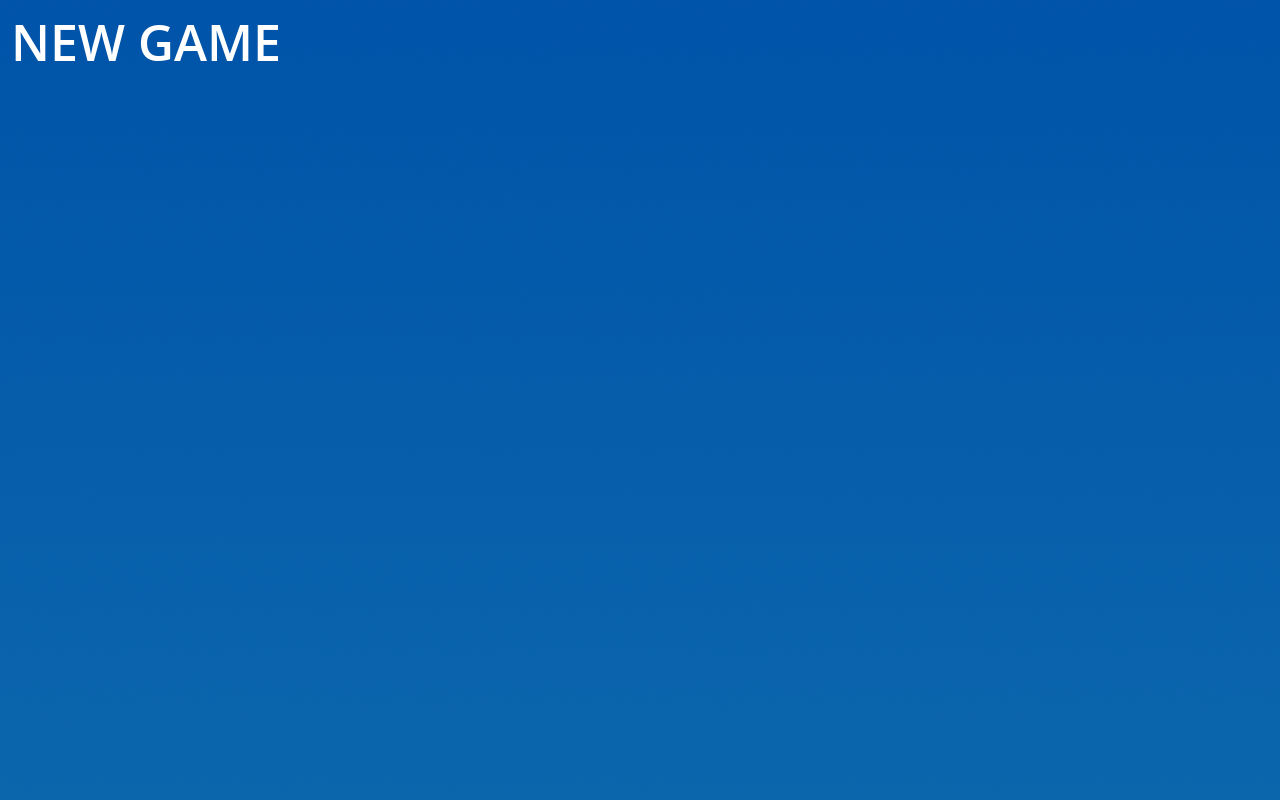
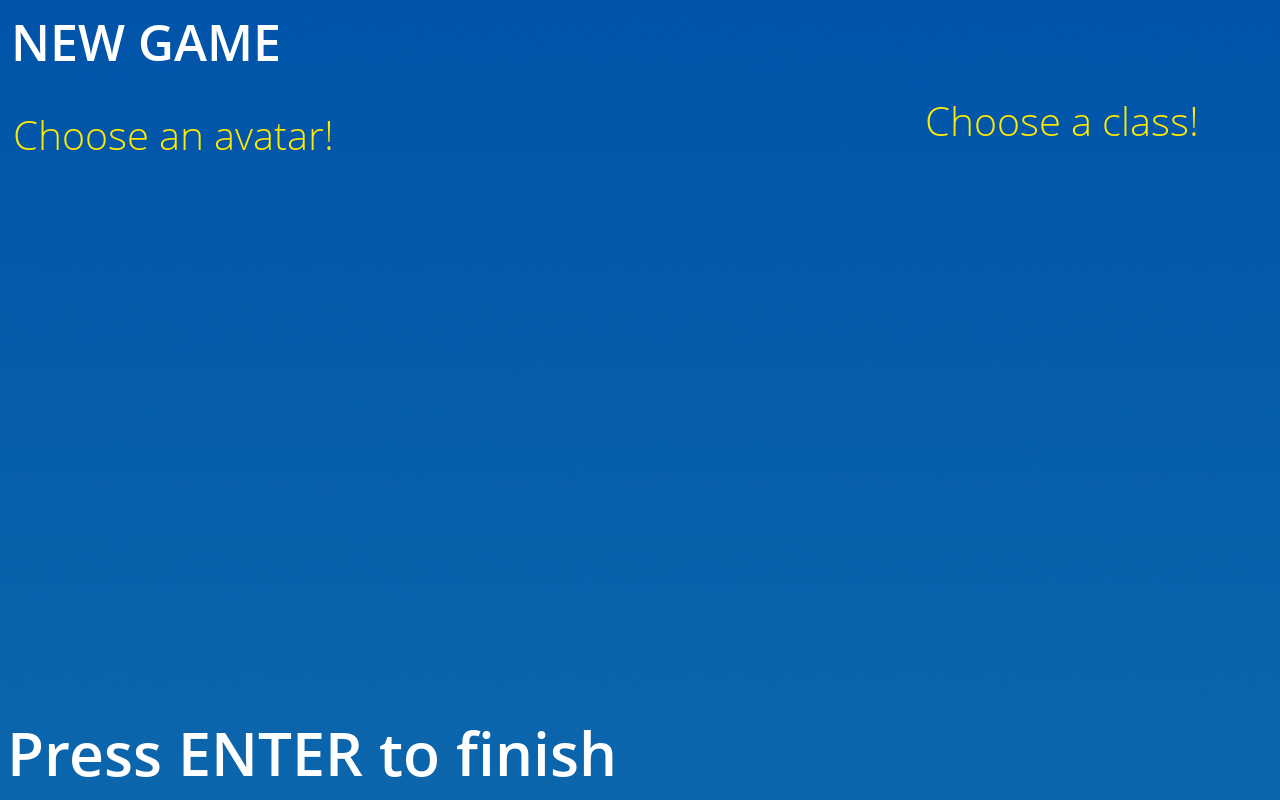
Layers edited between the first and the second 1280×800 image:
added layer "Press ENTER to finish" above "Choose a class!" over <box>12,730,613,777</box>
added layer "Choose a class!" above "Choose an avatar!" over <box>927,106,1196,136</box>
added layer "Choose an avatar!" above "Background" over <box>15,120,331,150</box>
